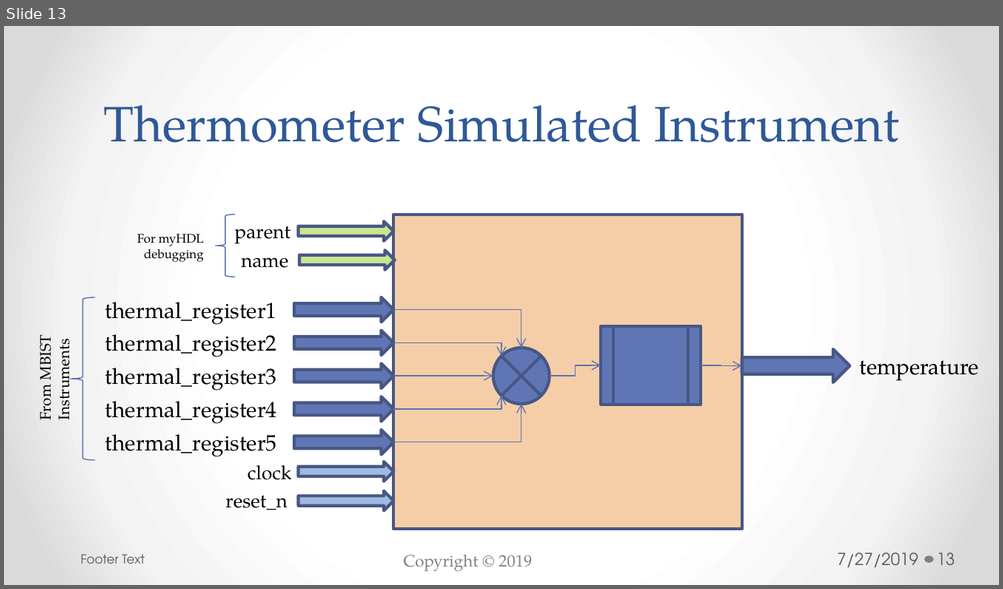
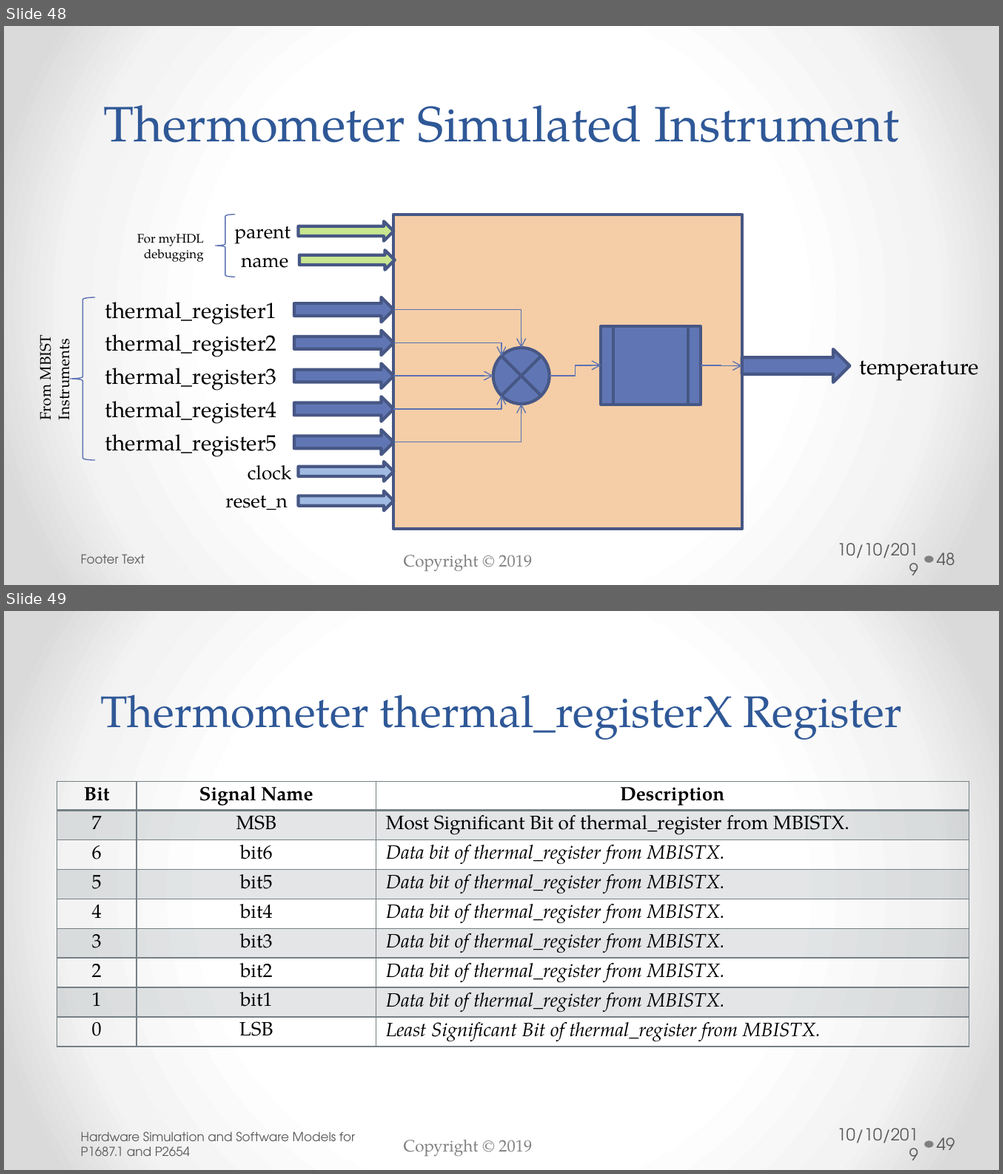
Before and after one commit to bradfordvt/P2654Simulations, a slide deck: docs/HLD.pptx. Shown one above the other, each under a label of ours: slide 13 before the commit, slides 48 and 49 after it. The pictures are 1003x589 and 1003x1174 pixels, drawn with LibreOffice and Linux fonts; fonts in the diff are those of the drawing; background and template pictures are left out. Boxes give left, top, right and bottom in pixels: in the first picture for what was removed or moved away, otherwise in the second. Text is boxed around its words. In the diff, an @@ line names an element or a change of style, - is before the commit and + after.

Commit message:
Updated HLD document to include latest view of models and architecture.  This second draft is to be shared with the IEEE P2654 team on 14 Oct 2019.

```diff
--- a/docs/HLD.pptx
+++ b/docs/HLD.pptx
@@ slide 49 added at <box>4,611,999,1170</box>, background gradient #FFFFFF to #F4F4F4 to #DADADA; not listed: 2 template elements that a slide beside it also shows @@
@@ title added at <box>100,695,902,740</box>, 32 pt, text #2F5897 @@
+Thermometer thermal_registerX Register
@@ table added at <box>57,781,969,1079</box>, 9 rows, 3 columns @@
+Bit | Signal Name | Description
+7 | MSB | Most Significant Bit of thermal_register from MBISTX.
+6 | bit6 | Data bit of thermal_register from MBISTX.
+5 | bit5 | Data bit of thermal_register from MBISTX.
+4 | bit4 | Data bit of thermal_register from MBISTX.
+3 | bit3 | Data bit of thermal_register from MBISTX.
+2 | bit2 | Data bit of thermal_register from MBISTX.
+1 | bit1 | Data bit of thermal_register from MBISTX.
+0 | LSB | Least Significant Bit of thermal_register from MBISTX.
@@ text added at <box>81,1132,355,1156</box>, 9 pt, text #595959 @@
+Hardware Simulation and Software Models for P1687.1 and P2654
@@ text added at <box>836,1128,918,1144</box>, 12 pt, text #595959 @@
+10/10/2019
@@ page number added at <box>936,1138,955,1150</box>, 12 pt, text #595959 @@
+49
@@ what was slide 13 is now slide 48 @@
@@ slide 48 changed as well @@
@@ text at <box>836,543,918,559</box>: text changed @@
-7/27/2019
+10/10/2019
@@ page number at <box>936,553,955,565</box>: text changed @@
-13
+48
```
Also in this commit, not shown: 14 other slides changed, 61 other slides added.
